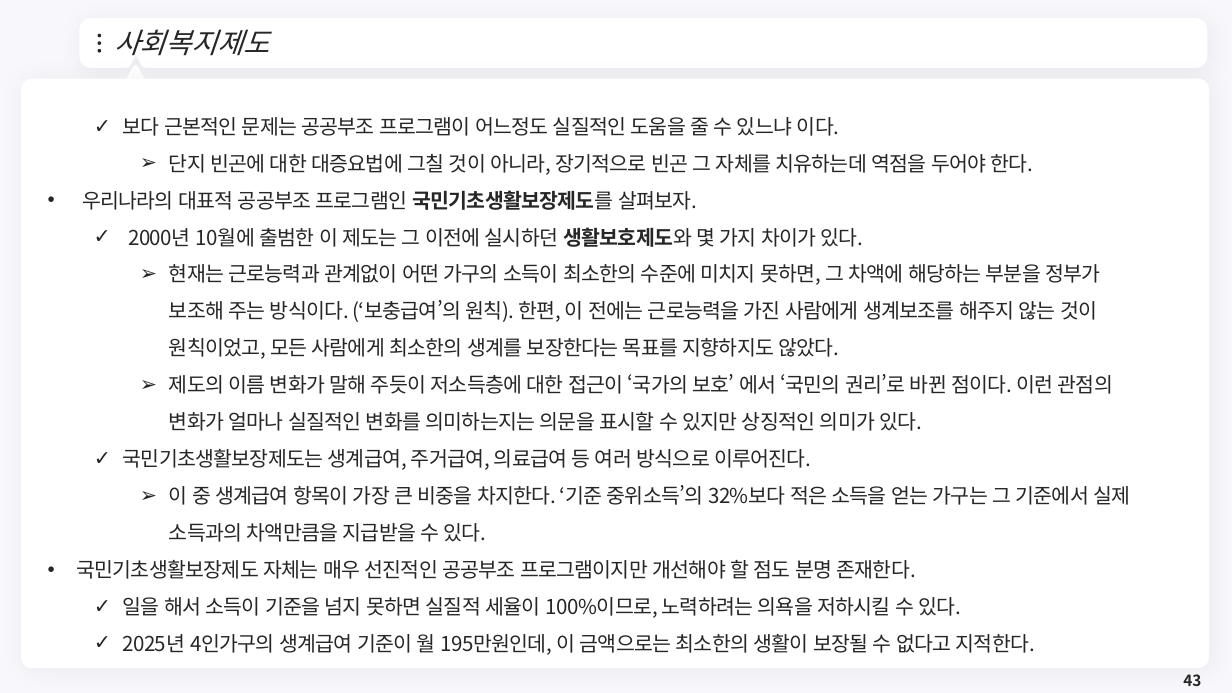
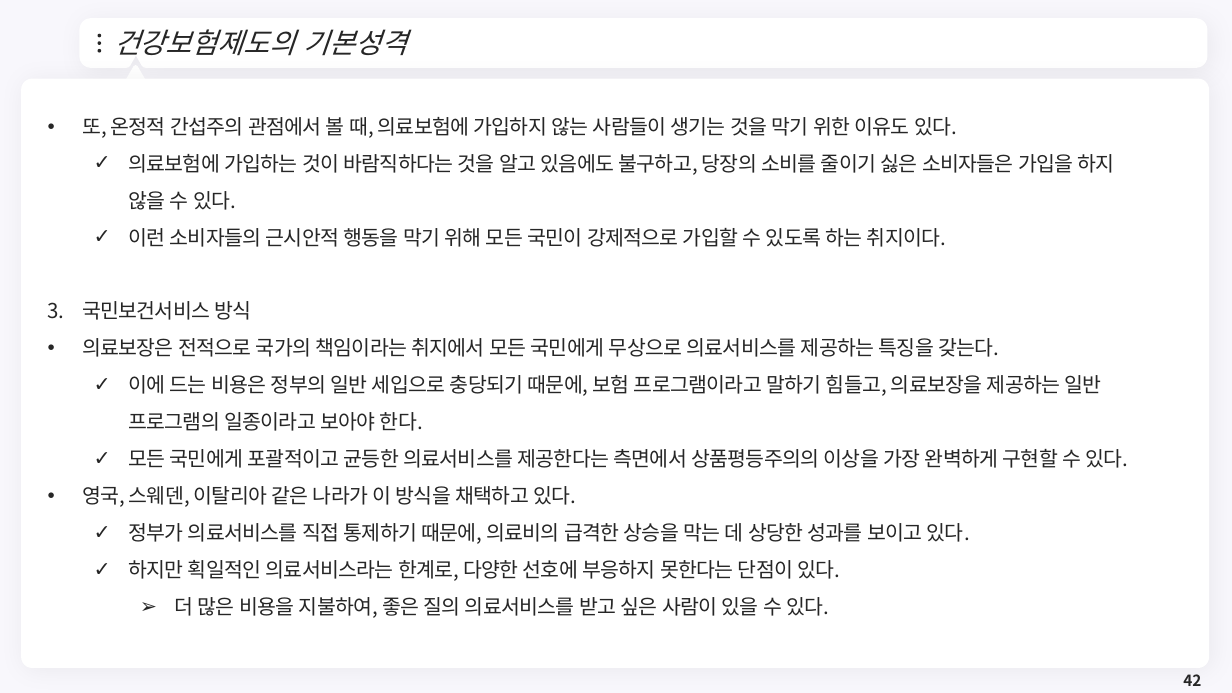
Before and after one commit to meandthey/Teaching, a slide deck: slide 42 of 재정학/01_Lectures/재정학_Chapter_10.pptx (slide 43 before the commit). Drawn at 1232x693 pixels with LibreOffice and Linux fonts; fonts in the diff are those of the drawing; background and template pictures are left out. Boxes give left, top, right and bottom in pixels: in the first picture for what was removed or moved away, otherwise in the second. Text is boxed around its words. In the diff, an @@ line names an element or a change of style, - is before the commit and + after.

```diff
--- a/재정학/01_Lectures/재정학_Chapter_10.pptx
+++ b/재정학/01_Lectures/재정학_Chapter_10.pptx
@@ title at box(114, 29, 407, 56): text changed @@
-사회복지제도
+건강보험제도의 기본성격
@@ text at box(82, 117, 1129, 618): text changed @@
-  ✓ 보다 근본적인 문제는 공공부조 프로그램이 어느정도 실질적인 도움을 줄 수 있느냐 이다.
-    ➢ 단지 빈곤에 대한 대증요법에 그칠 것이 아니라, 장기적으로 빈곤 그 자체를 치유하는데 역점을 두어야 한다.
-• 우리나라의 대표적 공공부조 프로그램인 국민기초생활보장제도를 살펴보자.
-  ✓ 2000년 10월에 출범한 이 제도는 그 이전에 실시하던 생활보호제도와 몇 가지 차이가 있다.
-    ➢ 현재는 근로능력과 관계없이 어떤 가구의 소득이 최소한의 수준에 미치지 못하면, 그 차액에 해당하는 부분을 정부가 보조해 주는 방식이다. (‘보충급여’의 원칙). 한편, 이 전에는 근로능력을 가진 사람에게 생계보조를 해주지 않는 것이 원칙이었고, 모든 사람에게 최소한의 생계를 보장한다는 목표를 지향하지도 않았다.
-    ➢ 제도의 이름 변화가 말해 주듯이 저소득층에 대한 접근이 ‘국가의 보호’ 에서 ‘국민의 권리’로 바뀐 점이다. 이런 관점의 변화가 얼마나 실질적인 변화를 의미하는지는 의문을 표시할 수 있지만 상징적인 의미가 있다.
-  ✓ 국민기초생활보장제도는 생계급여, 주거급여, 의료급여 등 여러 방식으로 이루어진다.
-    ➢ 이 중 생계급여 항목이 가장 큰 비중을 차지한다. ‘기준 중위소득’의 32%보다 적은 소득을 얻는 가구는 그 기준에서 실제 소득과의 차액만큼을 지급받을 수 있다.
-• 국민기초생활보장제도 자체는 매우 선진적인 공공부조 프로그램이지만 개선해야 할 점도 분명 존재한다.
-  ✓ 일을 해서 소득이 기준을 넘지 못하면 실질적 세율이 100%이므로, 노력하려는 의욕을 저하시킬 수 있다.
-  ✓ 2025년 4인가구의 생계급여 기준이 월 195만원인데, 이 금액으로는 최소한의 생활이 보장될 수 없다고 지적한다.
+• 또, 온정적 간섭주의 관점에서 볼 때, 의료보험에 가입하지 않는 사람들이 생기는 것을 막기 위한 이유도 있다.
+  ✓ 의료보험에 가입하는 것이 바람직하다는 것을 알고 있음에도 불구하고, 당장의 소비를 줄이기 싫은 소비자들은 가입을 하지 않을 수 있다.
+  ✓ 이런 소비자들의 근시안적 행동을 막기 위해 모든 국민이 강제적으로 가입할 수 있도록 하는 취지이다.
+3. 국민보건서비스 방식
+• 의료보장은 전적으로 국가의 책임이라는 취지에서 모든 국민에게 무상으로 의료서비스를 제공하는 특징을 갖는다.
+  ✓ 이에 드는 비용은 정부의 일반 세입으로 충당되기 때문에, 보험 프로그램이라고 말하기 힘들고, 의료보장을 제공하는 일반 프로그램의 일종이라고 보아야 한다.
+  ✓ 모든 국민에게 포괄적이고 균등한 의료서비스를 제공한다는 측면에서 상품평등주의의 이상을 가장 완벽하게 구현할 수 있다.
+• 영국, 스웨덴, 이탈리아 같은 나라가 이 방식을 채택하고 있다.
+  ✓ 정부가 의료서비스를 직접 통제하기 때문에, 의료비의 급격한 상승을 막는 데 상당한 성과를 보이고 있다.
+  ✓ 하지만 획일적인 의료서비스라는 한계로, 다양한 선호에 부응하지 못한다는 단점이 있다.
+    ➢ 더 많은 비용을 지불하여, 좋은 질의 의료서비스를 받고 싶은 사람이 있을 수 있다.
@@ page number at box(1183, 674, 1201, 686): text changed @@
-43
+42
```
Also in this commit, not shown: 8 other slides changed, 6 slides added, 17 slides removed, 1 other file.
